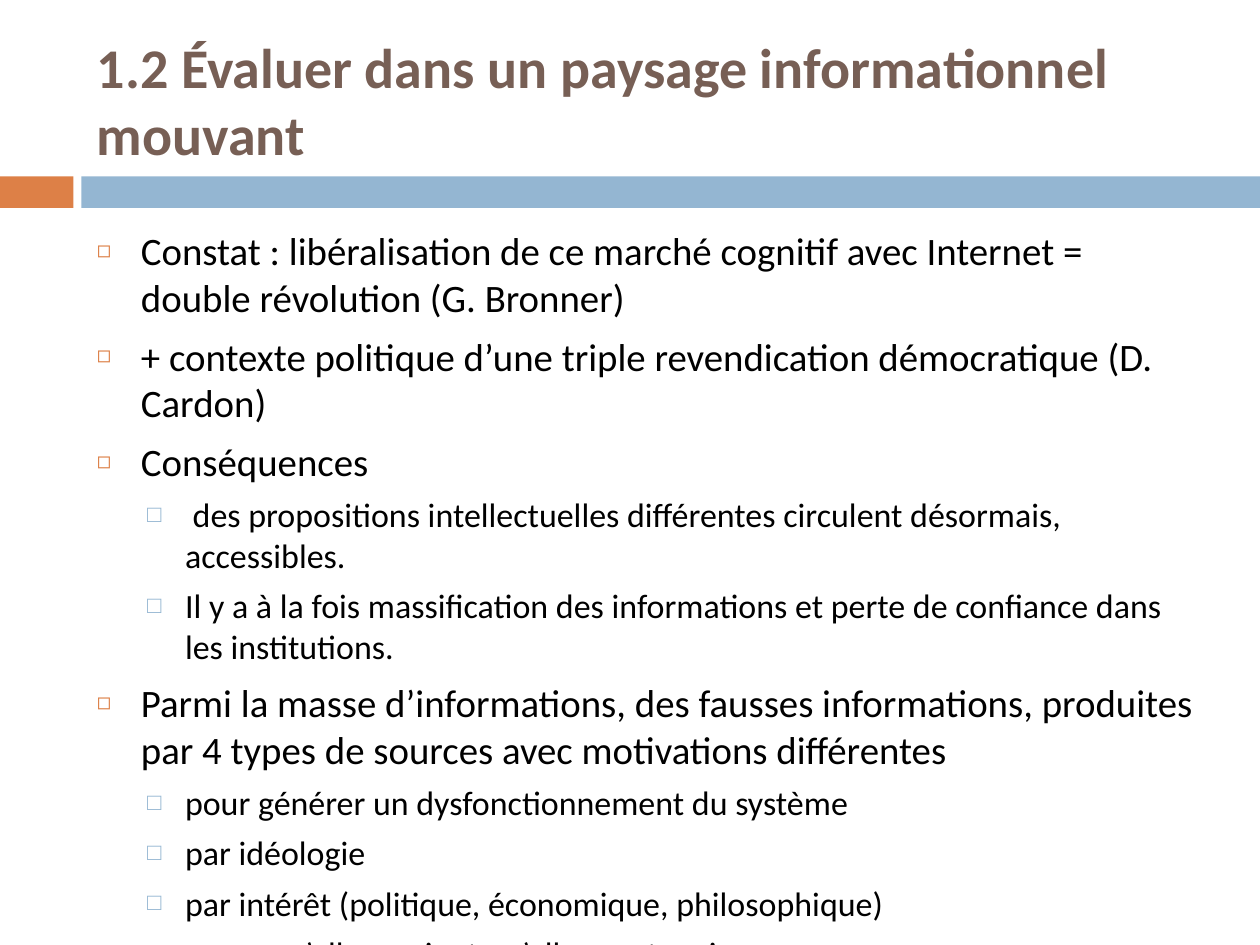
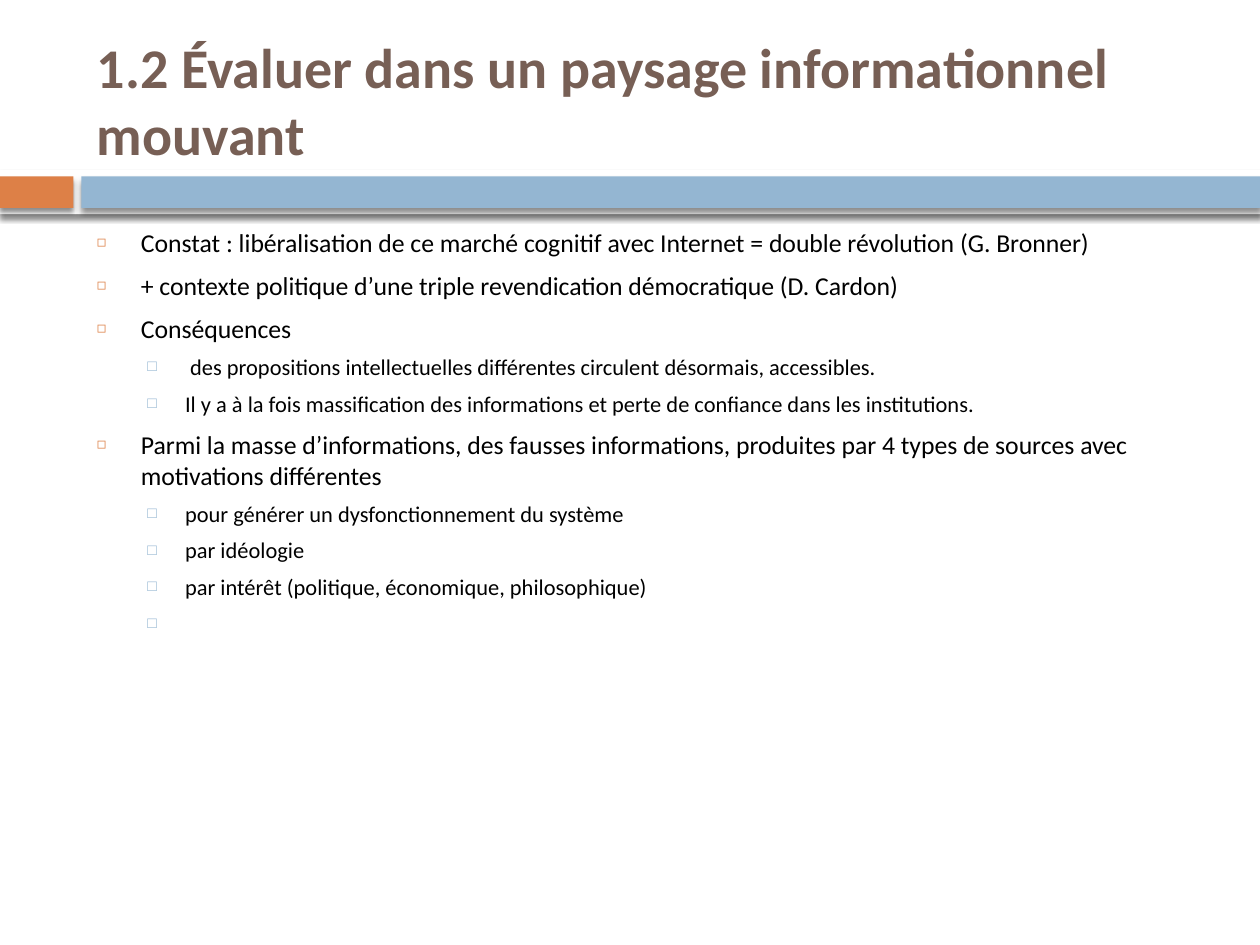
Before and after one commit to martyyann01/td_lyon3, a slide deck: slide 26 of Trait_Doc/Cours/Support_Cours.pptx. Drawn at 1260x945 pixels with LibreOffice and Linux fonts; fonts in the diff are those of the drawing. Boxes give left, top, right and bottom in pixels: in the first picture for what was removed or moved away, otherwise in the second. Text is boxed around its words. In the diff, an @@ line names an element or a change of style, - is before the commit and + after.

```diff
--- a/Trait_Doc/Cours/Support_Cours.pptx
+++ b/Trait_Doc/Cours/Support_Cours.pptx
@@ rectangle at [0,176,73,208]: shadow on @@
@@ rectangle added at [0,170,1260,214], fill #FFFFFF @@
@@ rectangle at [82,176,1260,208]: shadow on @@
@@ text at [141,233,1127,599]: paragraph removed @@
-  □ parce qu’elles croient qu’elles sont vraies
@@ text "Constat : libéralisation de ce ..." at [141,233,1127,599]: size 22.2 to 14.6 pt in "Constat : libéralisation de ce marché cognitif ...", "+ contexte politique d’une triple revendication démocratique ...", "Conséquences", "Parmi la masse d’informations, des fausses informations, ..."; size 19.4 to 12.8 pt in "des propositions intellectuelles différentes circulent désor ...", "Il y a à la fois massification ...", "pour générer un dysfonctionnement du système", "par idéologie" and 1 more places @@
```
Also in this commit, not shown: 72 other slides changed, 19 other files.
